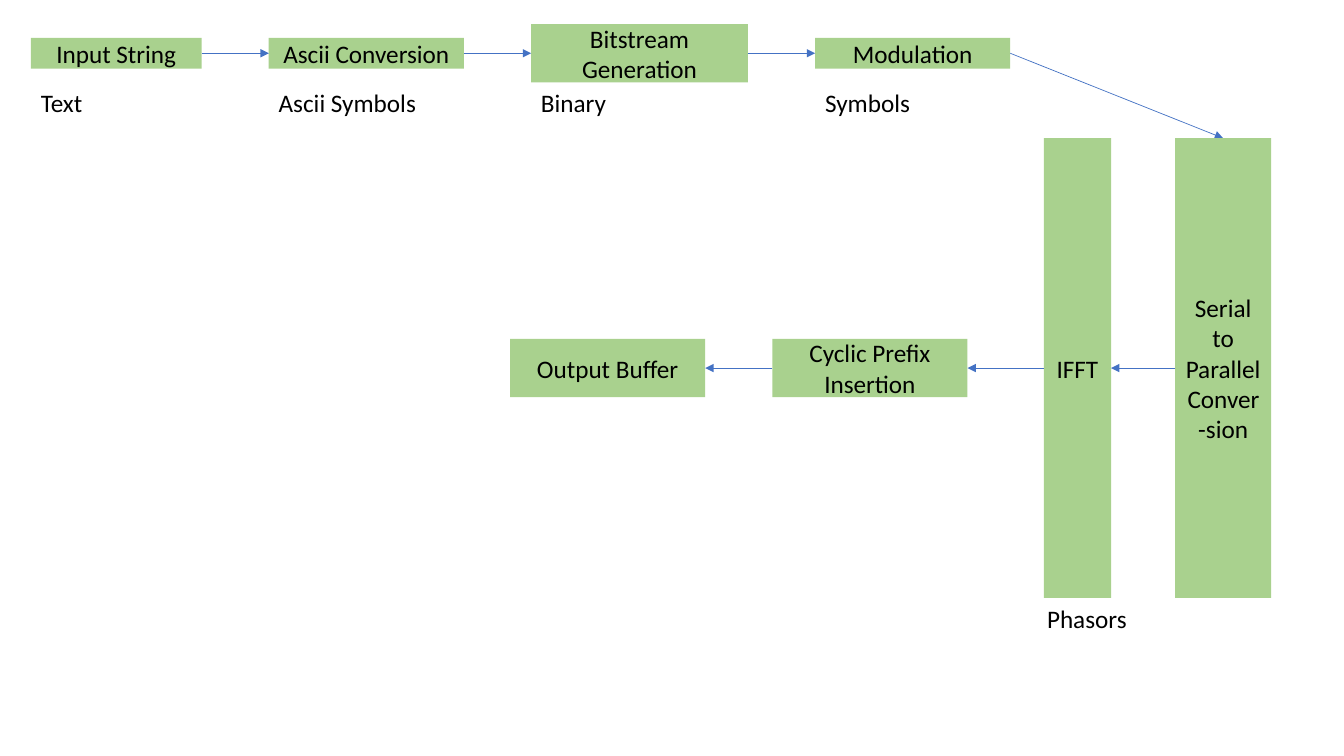
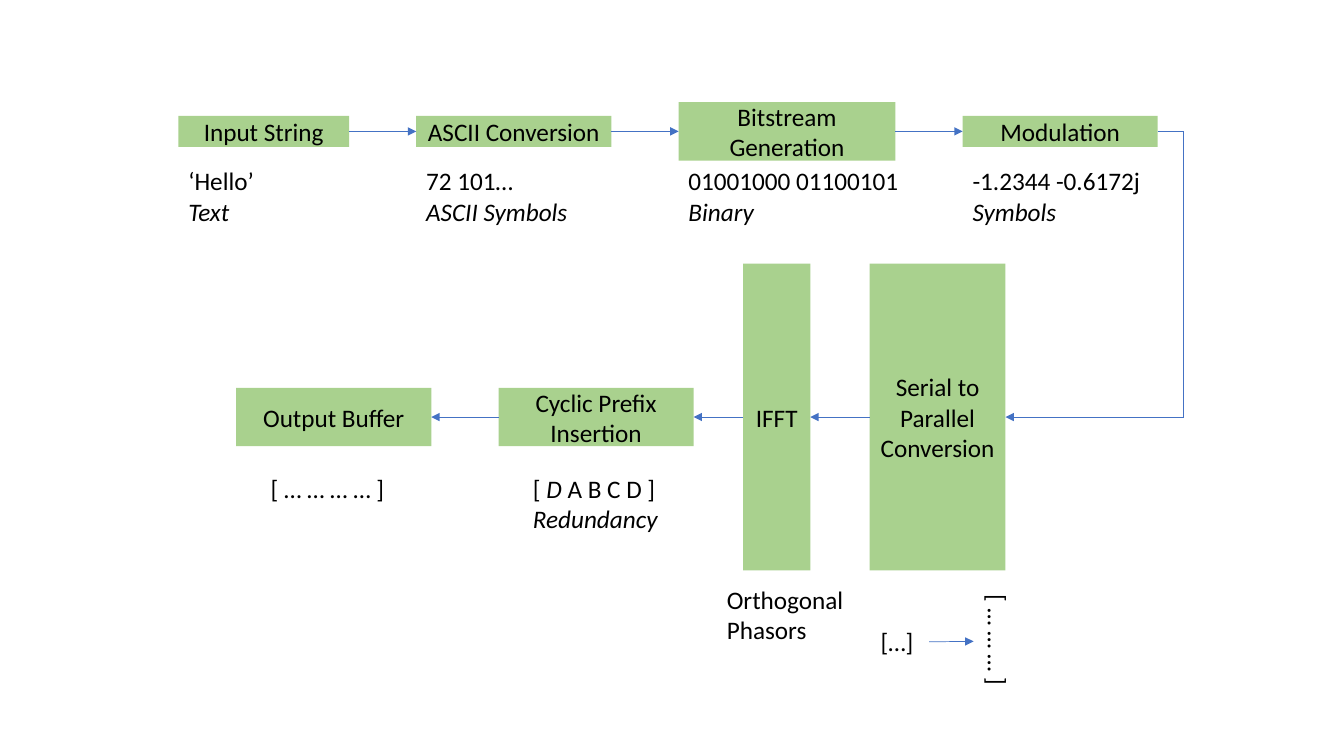
Before and after one commit to dominicassia/CMPEN-462-Projects, a slide deck: slide 1 of Project 1/Functional Flow Diagram.pptx. Drawn at 1344x756 pixels with LibreOffice and Linux fonts; fonts in the diff are those of the drawing. Boxes give left, top, right and bottom in pixels: in the first picture for what was removed or moved away, otherwise in the second. Text is boxed around its words. In the diff, an @@ line names an element or a change of style, - is before the commit and + after.

```diff
--- a/Project 1/Functional Flow Diagram.pptx
+++ b/Project 1/Functional Flow Diagram.pptx
@@ arrow removed from (1010, 53) to (1223, 138) @@
@@ rectangle "Bitstream Generation": place and size @@
-rectangle "Bitstream Generation" at [531,24,748,83]
+rectangle "Bitstream Generation" at [679,102,895,160]
@@ text in rectangle at [428,123,600,148]: text changed @@
-Ascii Conversion
+ASCII Conversion
@@ arrow moved from (464, 53) - (531, 53) to (612, 131) - (679, 131) @@
@@ 3 rectangles, 2 arrows: place and size @@
-3 rectangles, 2 arrows at [31,38,1011,70]
+3 rectangles, 2 arrows at [178,116,1158,147]
@@ elbow arrow added from (1158, 131) to (1006, 417), #4472C4 0.5 pt @@
@@ text "‘Hello’": place and size @@
-text "‘Hello’" at [41,95,83,112]
+text "‘Hello’" at [188,172,254,221]
@@ text at [188,172,254,190]: paragraph added @@
+‘Hello’
@@ text at [426,173,568,225]: text changed; italic on @@
-Ascii Symbols
+72 101…
+ASCII Symbols
@@ text "01001000 01100101": place and size @@
-text "01001000 01100101" at [541,94,606,116]
+text "01001000 01100101" at [688,173,898,225]
@@ text at [688,173,898,190]: paragraph added @@
+01001000 01100101
@@ text "-1.2344 -0.6172j": place and size @@
-text "-1.2344 -0.6172j" at [825,94,910,116]
+text "-1.2344 -0.6172j" at [973,172,1140,225]
@@ text at [973,172,1140,195]: paragraph added @@
+-1.2344 -0.6172j
@@ text at [188,204,229,221]: italic on in "Text" @@
@@ text at [688,203,753,225]: italic on in "Binary" @@
@@ text at [973,203,1057,225]: italic on in "Symbols" @@
@@ rectangle "IFFT": place and size @@
-rectangle "IFFT" at [1045,138,1112,598]
+rectangle "IFFT" at [743,264,811,571]
@@ rectangle "Serial to Parallel Conversion": place and size @@
-rectangle "Serial to Parallel Conversion" at [1176,138,1271,598]
+rectangle "Serial to Parallel Conversion" at [870,264,1006,571]
@@ text in rectangle at [881,378,995,457]: text changed @@
-Serial to Parallel Conver-sion
+Serial to Parallel Conversion
@@ 2 rectangles, 1 arrow: place and size @@
-2 rectangles, 1 arrow at [510,339,968,397]
+2 rectangles, 1 arrow at [236,388,695,447]
@@ arrow moved from (1045, 368) - (968, 368) to (743, 417) - (694, 417) @@
@@ arrow moved from (1176, 368) - (1111, 368) to (870, 417) - (811, 417) @@
@@ text added at [261,468,407,508], 18 pt, text #000000 @@
+[ … … … … ]
@@ text added at [533,481,658,532], 18 pt, text #000000, italic @@
+[ D A B C D ]
+Redundancy
@@ text "Orthogonal": place and size @@
-text "Orthogonal" at [1047,610,1127,629]
+text "Orthogonal" at [727,591,843,640]
@@ text at [727,591,843,614]: paragraph added @@
+Orthogonal
@@ text added at [978,579,1018,696], 18 pt, text #000000 @@
+[ … … … ]
@@ text added at [871,622,930,662], 18 pt, text #000000 @@
+[…]
@@ arrow added from (930, 642) to (974, 641), #4472C4 0.5 pt @@
```
Also in this commit, not shown: 2 other files.
